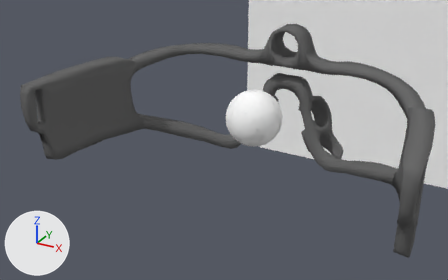
What one commit did to the Blender file base.blend.
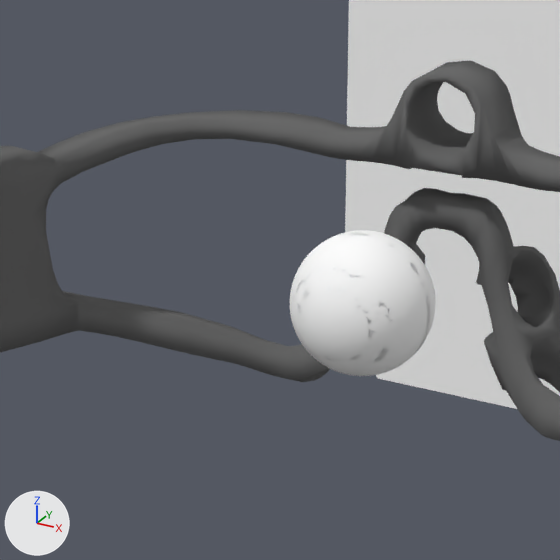
Each version appears first from a 50 mm camera at (10.69, -22.07, 9.72) aimed at (-0.95, -0.9, -0.87), and next in a close-up on the part from 25% to 74% of the width and 0% to 78% of the height. Every picture has the same lights, and +X, +Y and +Z are marked at lower left.

The older version as bpy lines, for what is in view:
```python
ob_complexeyegullstrandleft = bpy.data.objects.new('complexEyeGullstrandLeft', me_sphere_003)
ob_complexeyegullstrandleft.location = (0.0, 0.0, 0.0)
ob_complexeyegullstrandleft.rotation_euler = (-1.571, 0.0, 0.0)  # degrees (-90, 0, 0)
ob_complexeyegullstrandright = bpy.data.objects.new('complexEyeGullstrandRight', me_sphere_002)
ob_complexeyegullstrandright.location = (0.0, 0.0, 0.0)
ob_complexeyegullstrandright.rotation_euler = (-1.571, 0.0, 0.0)  # degrees (-90, 0, 0)
ob_glasses = bpy.data.objects.new('glasses', me_spline_glasses_v8_001)
ob_glasses.location = (0.0, 4.2, -1.2)
ob_glasses.rotation_euler = (1.571, 0.0, 0.0)  # degrees (90, 0, 0)
ob_glasses.scale = (0.1, 0.1, 0.1)
# also in view: 'Plane' at (0.0, 1000.0, 0.0)
```
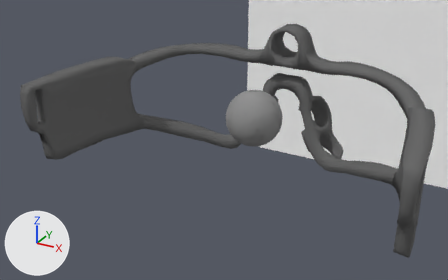
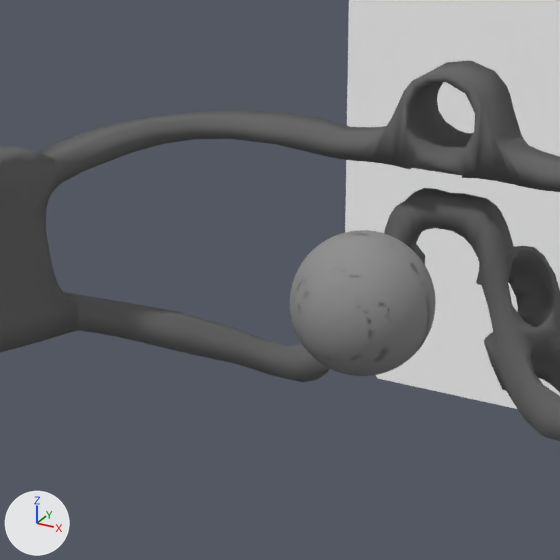
What changed in the scene script:
```text
Change mat_white:
    mat_white.base_color: (1.0, 1.0, 1.0) -> (0.288, 0.288, 0.288)  # white #ffffff -> grey #929292
```

What differs and where, as boxes (x1, y1, x2, y2) in the close-ups (560 x 560 px):
'complexEyeGullstrandLeft', recoloured (white to grey): (290, 230, 435, 376) in both
'complexEyeGullstrandRight', recoloured (white to grey): (290, 230, 435, 376) in both
